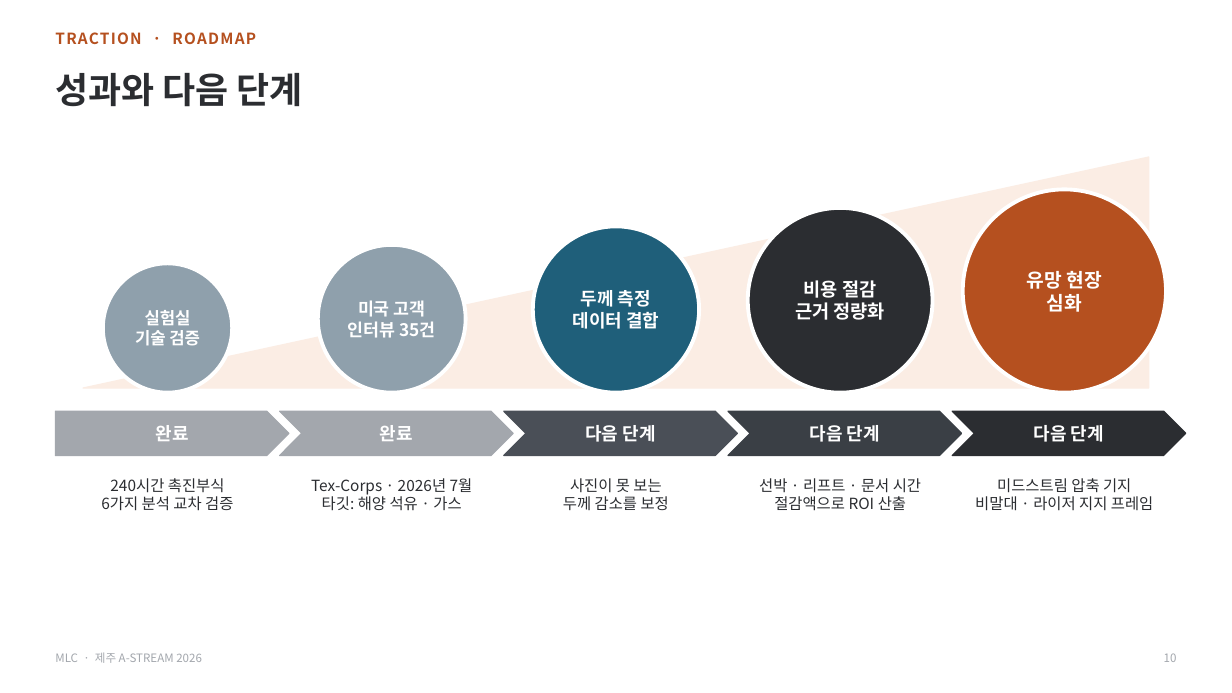
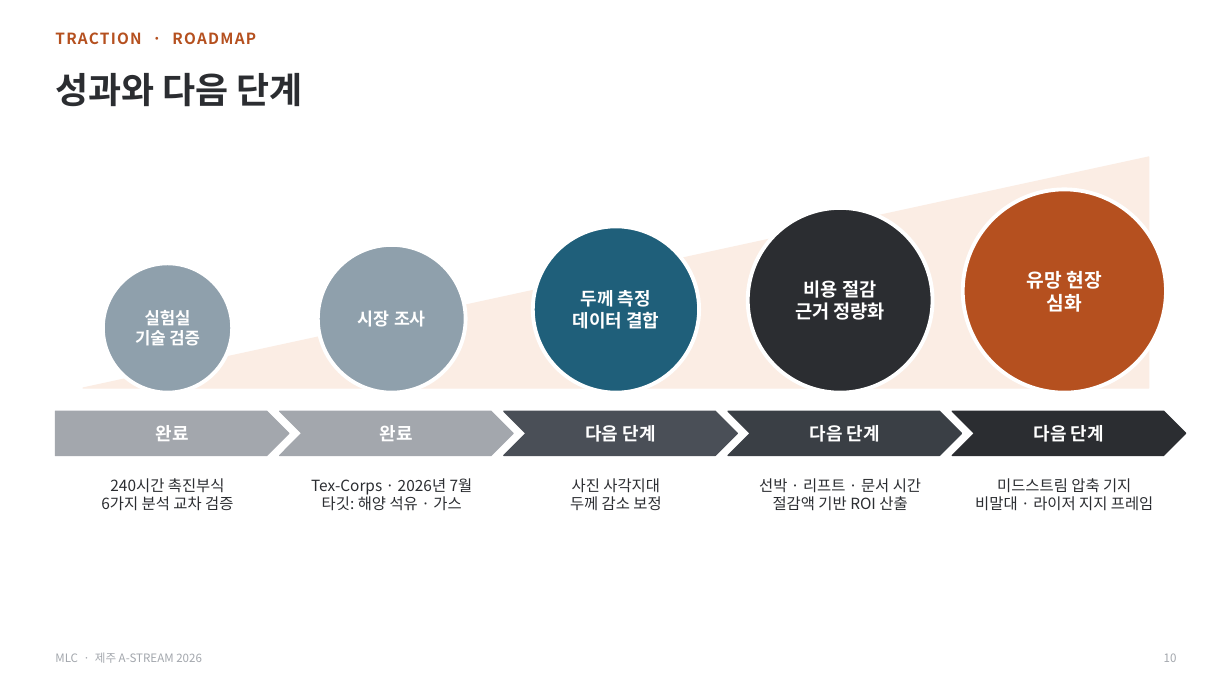
Before and after one commit to zscfvgbb-cmyk/PPT, a slide deck: slide 10 of MLC_IR_A-STREAM2026_v3.pptx. Drawn at 1232x693 pixels with LibreOffice and Linux fonts; fonts in the diff are those of the drawing. Boxes give left, top, right and bottom in pixels: in the first picture for what was removed or moved away, otherwise in the second. Text is boxed around its words. In the diff, an @@ line names an element or a change of style, - is before the commit and + after.

```diff
--- a/MLC_IR_A-STREAM2026_v3.pptx
+++ b/MLC_IR_A-STREAM2026_v3.pptx
@@ text at [358, 310, 426, 327]: text changed @@
-미국 고객
-인터뷰 35건
+시장 조사
@@ text at [570, 478, 661, 510]: text changed @@
-사진이 못 보는
-두께 감소를 보정
+사진 사각지대
+두께 감소 보정
@@ text at [773, 496, 907, 511]: text changed @@
-절감액으로 ROI 산출
+절감액 기반 ROI 산출
```
Also in this commit, not shown: 6 other slides changed, 1 other file.
